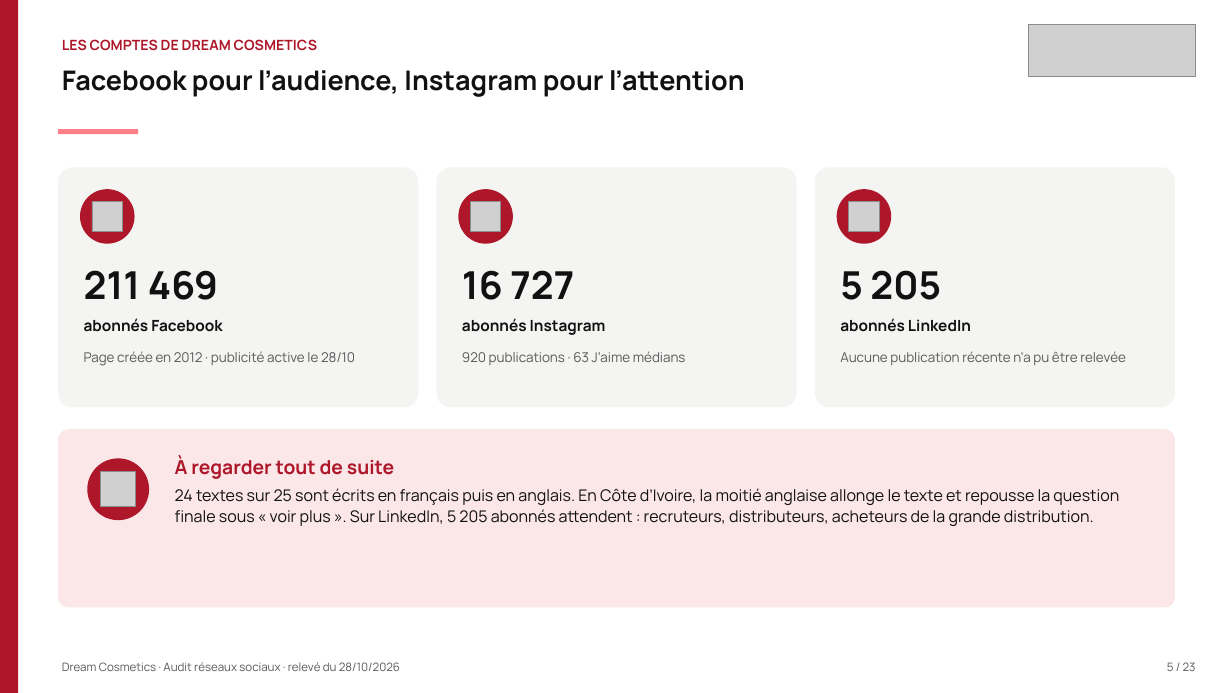
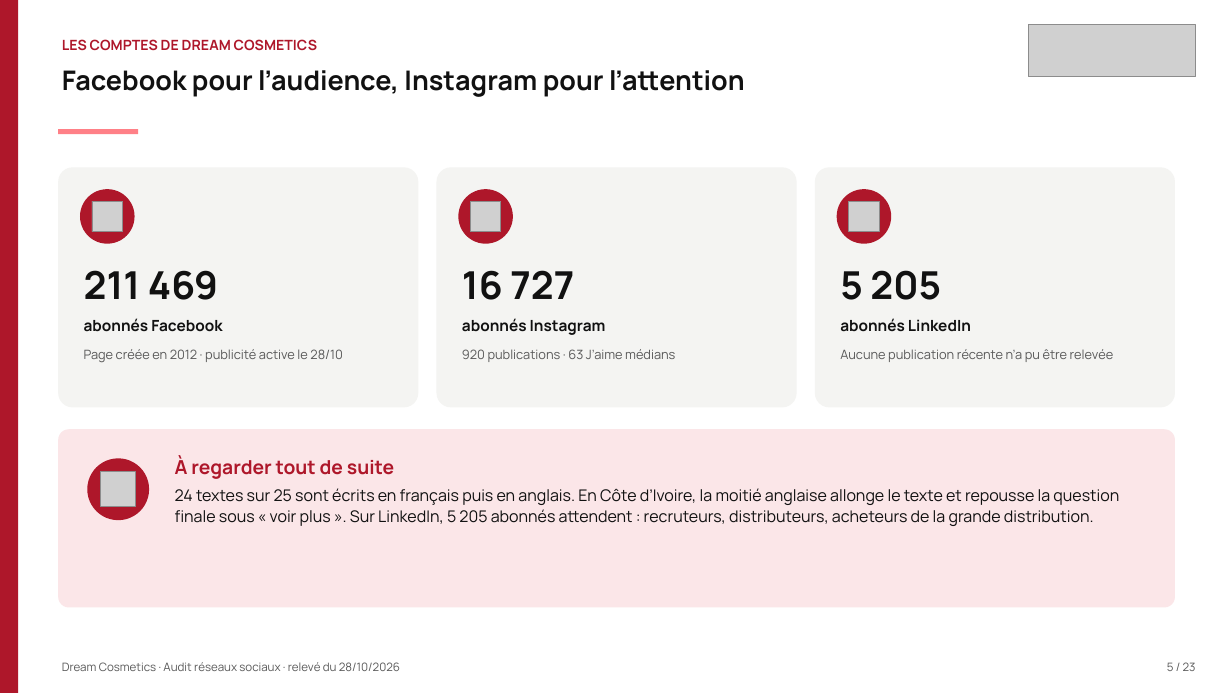
Before and after one commit to leslita06/fatima-unifood-fictif, a slide deck: slide 5 of tmp-tj/261028_dream-cosmetics_audit-reseaux-sociaux_v2.pptx. Drawn at 1232x693 pixels with LibreOffice and Linux fonts; fonts in the diff are those of the drawing; grey boxes stand for pictures. Boxes give left, top, right and bottom in pixels: in the first picture for what was removed or moved away, otherwise in the second. Text is boxed around its words. In the diff, an @@ line names an element or a change of style, - is before the commit and + after.

```diff
--- a/tmp-tj/261028_dream-cosmetics_audit-reseaux-sociaux_v2.pptx
+++ b/tmp-tj/261028_dream-cosmetics_audit-reseaux-sociaux_v2.pptx
@@ size 10.5 to 10 pt in 3 elements at box(84, 349, 342, 362), box(462, 349, 675, 362), box(840, 349, 1114, 362) @@
```
Also in this commit, not shown: 13 other slides changed.
